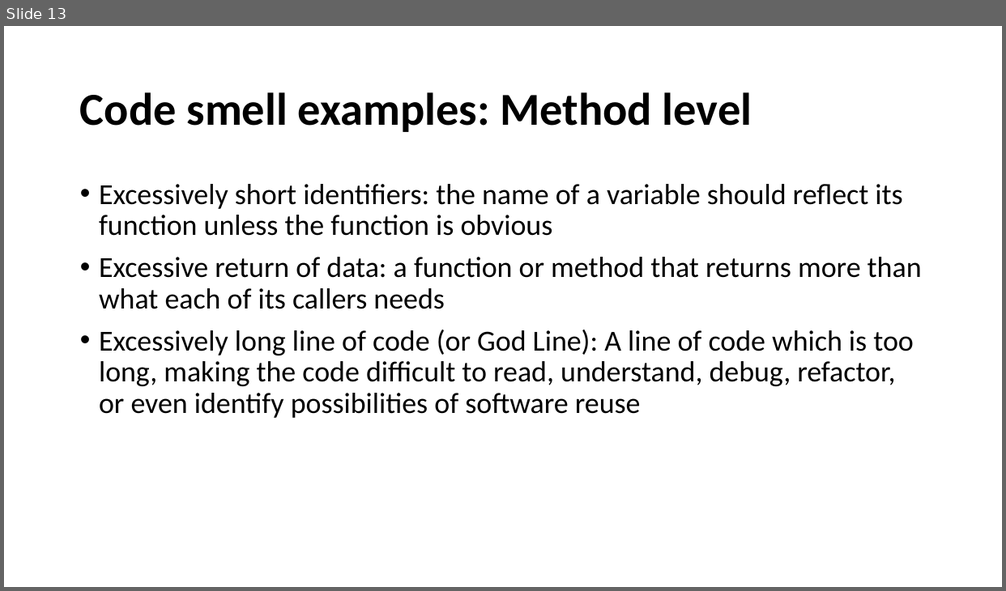
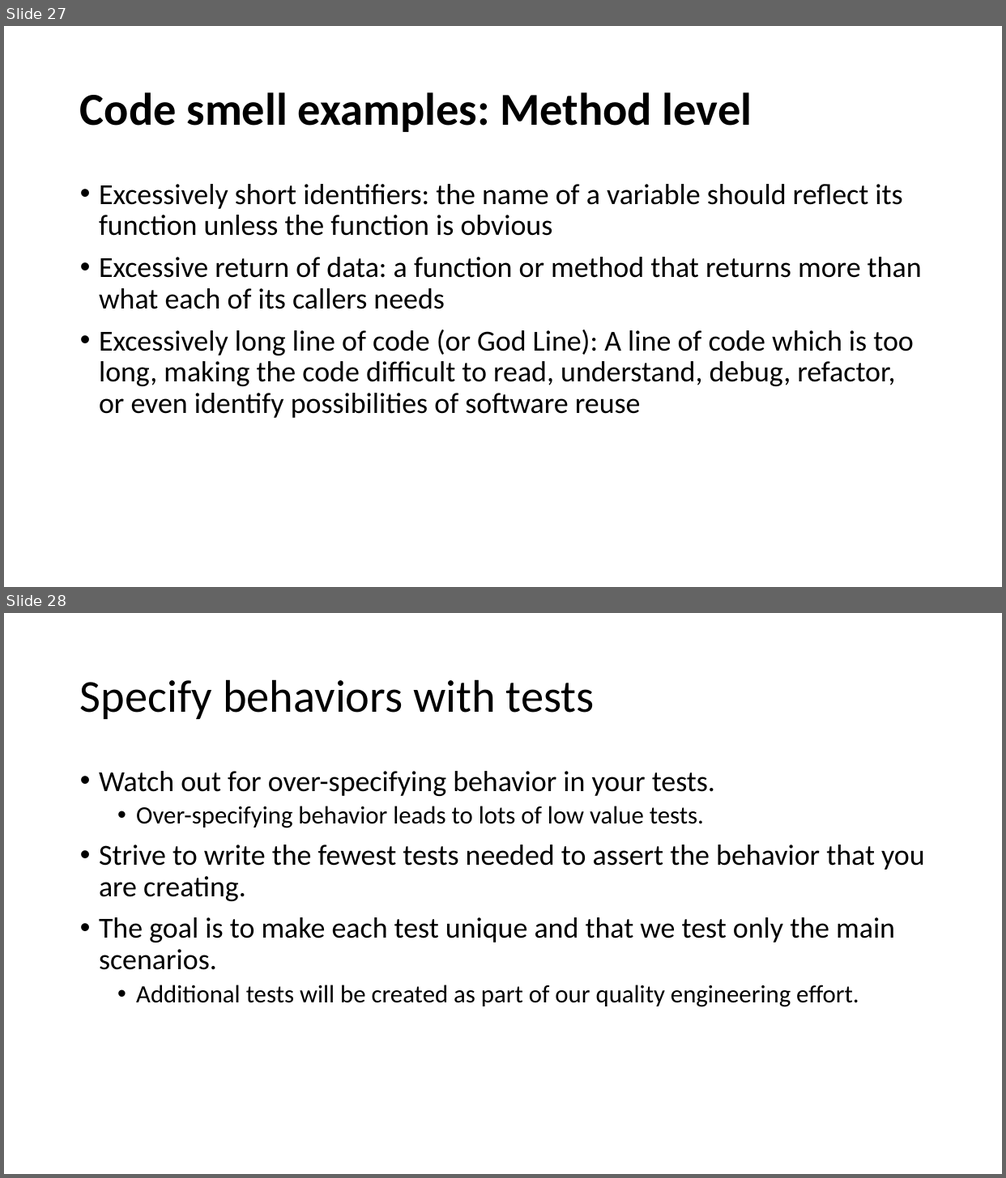
Before and after one commit to cebartling/test-driven, a slide deck: presentations/Introduction to Test-Driven Development.pptx. Shown one above the other, each under a label of ours: slide 13 before the commit, slides 27 and 28 after it. The pictures are 1006x591 and 1006x1178 pixels, drawn with LibreOffice and Linux fonts; fonts in the diff are those of the drawing. Boxes give left, top, right and bottom in pixels: in the first picture for what was removed or moved away, otherwise in the second. Text is boxed around its words. In the diff, an @@ line names an element or a change of style, - is before the commit and + after.

```diff
--- a/presentations/Introduction to Test-Driven Development.pptx
+++ b/presentations/Introduction to Test-Driven Development.pptx
@@ slide 28 added at (4, 613, 1002, 1174), background #FFFFFF @@
@@ title added at (80, 679, 594, 719), 44 pt, text #000000 @@
+Specify behaviors with tests
@@ text added at (99, 771, 925, 1007), 28 pt, text #000000 @@
+• Watch out for over-specifying behavior in your tests.
+  • Over-specifying behavior leads to lots of low value tests.
+• Strive to write the fewest tests needed to assert the behavior that you are creating.
+• The goal is to make each test unique and that we test only the main scenarios.
+  • Additional tests will be created as part of our quality engineering effort.
@@ what was slide 13 is now slide 27 @@
```
Also in this commit, not shown: 2 slides changed, 14 other slides added.
